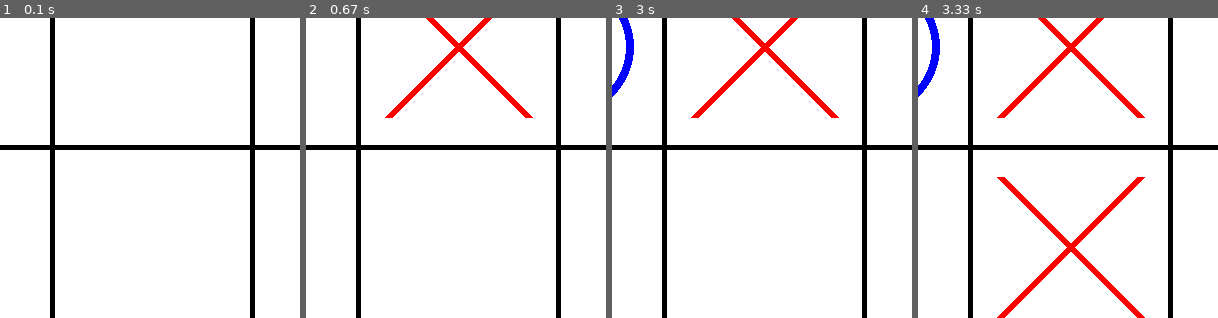
Above: before the commit, frames 1-4 (left to right).
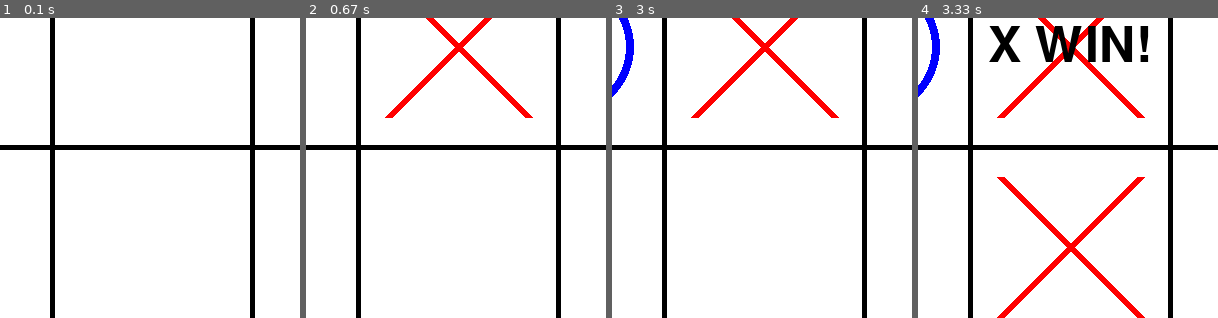
Above: after the commit, the same moments.

Repository: oneivan22/x_o
Game: pygame game, started from game.py
Two runs of this game, one before a commit and one after it. Both use one fixed random seed, a clock stepped at 60 frames per second and the inputs below.
Inputs (mouse positions are % of the whole screen's width and height, from its top left):
- Up to frame 1 (0.1 s): no input
- Up to frame 2 (0.67 s): click (50, 50) at 0.38 s
- Up to frame 3 (3 s): click (26, 51) at 0.83 s; move the mouse to (65, 15) at 1.13 s; click (65, 15) at 1.42 s; move the mouse to (26, 30) at 1.83 s; click (26, 30) at 2.18 s; move the mouse to (45, 76) at 2.7 s
- Up to frame 4 (3.33 s): click (45, 76) at 3.1 s
The pictures show only the part of the screen within x 25-75%, y 45-95%; the shares and areas given below are measured in that part.

Frames 1-3 are identical in both runs. In frame 4, 3.1% of the frame differs, in the area x 23-77%, y 2-15%.

Commit message:
Update game.py

Diff:
--- a/game.py
+++ b/game.py
@@ -1,12 +1,13 @@
-# game.py - самая простая графическая версия
-
 import pygame
 from gameparts.parts import Board
 
-# Настройки
-WIDTH = 600
-HEIGHT = 600
-CELL_SIZE = 200
+# Инициализировать библиотеку Pygame.
+pygame.init()
+
+# Создать окно размером 600x600.
+screen = pygame.display.set_mode((600, 600))
+# Задать окну заголовок.
+pygame.display.set_caption('Крестики-нолики')
 
 # Цвета
 WHITE = (255, 255, 255)
@@ -14,17 +15,16 @@
 RED = (255, 0, 0)
 BLUE = (0, 0, 255)
 
-# Запуск pygame
-pygame.init()
-screen = pygame.display.set_mode((WIDTH, HEIGHT))
-pygame.display.set_caption('Крестики-нолики')
+# Заливаем фон белым
 screen.fill(WHITE)
 
-# Рисуем сетку
-for i in range(1, 3):
-    pygame.draw.line(screen, BLACK, (CELL_SIZE * i, 0), (CELL_SIZE * i, HEIGHT), 5)
-    pygame.draw.line(screen, BLACK, (0, CELL_SIZE * i), (WIDTH, CELL_SIZE * i), 5)
+# Рисуем линии сетки
+pygame.draw.line(screen, BLACK, (200, 0), (200, 600), 5)
+pygame.draw.line(screen, BLACK, (400, 0), (400, 600), 5)
+pygame.draw.line(screen, BLACK, (0, 200), (600, 200), 5)
+pygame.draw.line(screen, BLACK, (0, 400), (600, 400), 5)
 
+# Отобразить сетку
 pygame.display.update()
 
 # Игровые переменные
@@ -33,50 +33,66 @@
 running = True
 game_over = False
 
+# Функция для рисования крестика
+def draw_x(row, col):
+    x = col * 200
+    y = row * 200
+    pygame.draw.line(screen, RED, (x + 30, y + 30), (x + 170, y + 170), 8)
+    pygame.draw.line(screen, RED, (x + 170, y + 30), (x + 30, y + 170), 8)
+
+# Функция для рисования нолика
+def draw_o(row, col):
+    x = col * 200 + 100
+    y = row * 200 + 100
+    pygame.draw.circle(screen, BLUE, (x, y), 70, 8)
+
 # Главный цикл
 while running:
     for event in pygame.event.get():
         if event.type == pygame.QUIT:
             running = False
 
+        # Клик мыши
         if event.type == pygame.MOUSEBUTTONDOWN and not game_over:
-            # Получаем координаты клика
-            x, y = pygame.mouse.get_pos()
-            row = y // CELL_SIZE
-            col = x // CELL_SIZE
+            # Получаем координаты
+            mouse_x, mouse_y = pygame.mouse.get_pos()
+            row = mouse_y // 200
+            col = mouse_x // 200
 
-            # Проверяем, можно ли сходить
+            # Проверяем пустая ли клетка
             if game.board[row][col] == ' ':
                 # Делаем ход
                 game.make_move(row, col, current_player)
 
-                # Рисуем X или O
+                # Рисуем символ
                 if current_player == 'X':
-                    # Рисуем крестик
-                    x1 = col * CELL_SIZE + 30
-                    y1 = row * CELL_SIZE + 30
-                    x2 = (col + 1) * CELL_SIZE - 30
-                    y2 = (row + 1) * CELL_SIZE - 30
-                    pygame.draw.line(screen, RED, (x1, y1), (x2, y2), 8)
-                    pygame.draw.line(screen, RED, (x2, y1), (x1, y2), 8)
+                    draw_x(row, col)
                 else:
-                    # Рисуем нолик
-                    center = (col * CELL_SIZE + 100, row * CELL_SIZE + 100)
-                    pygame.draw.circle(screen, BLUE, center, 70, 8)
+                    draw_o(row, col)
 
                 pygame.display.update()
 
-                # Проверка победы
+                # Проверяем победу
                 if game.check_win(current_player):
-                    print(f'Победил {current_player}!')
+                    # Рисуем сообщение о победе
+                    font = pygame.font.Font(None, 74)
+                    text = font.render(f'{current_player} WIN!', True, BLACK)
+                    text_rect = text.get_rect(center=(300, 300))
+                    screen.blit(text, text_rect)
+                    pygame.display.update()
                     game_over = True
 
-                # Проверка ничьи
+                # Проверяем ничью
                 elif game.is_board_full():
-                    print('Ничья!')
+                    font = pygame.font.Font(None, 74)
+                    text = font.render('DRAW!', True, BLACK)
+                    text_rect = text.get_rect(center=(300, 300))
+                    screen.blit(text, text_rect)
+                    pygame.display.update()
                     game_over = True
 
                 # Меняем игрока
                 current_player = 'O' if current_player == 'X' else 'X'
 
+# Деинициализирует все модули pygame
 pygame.quit()
